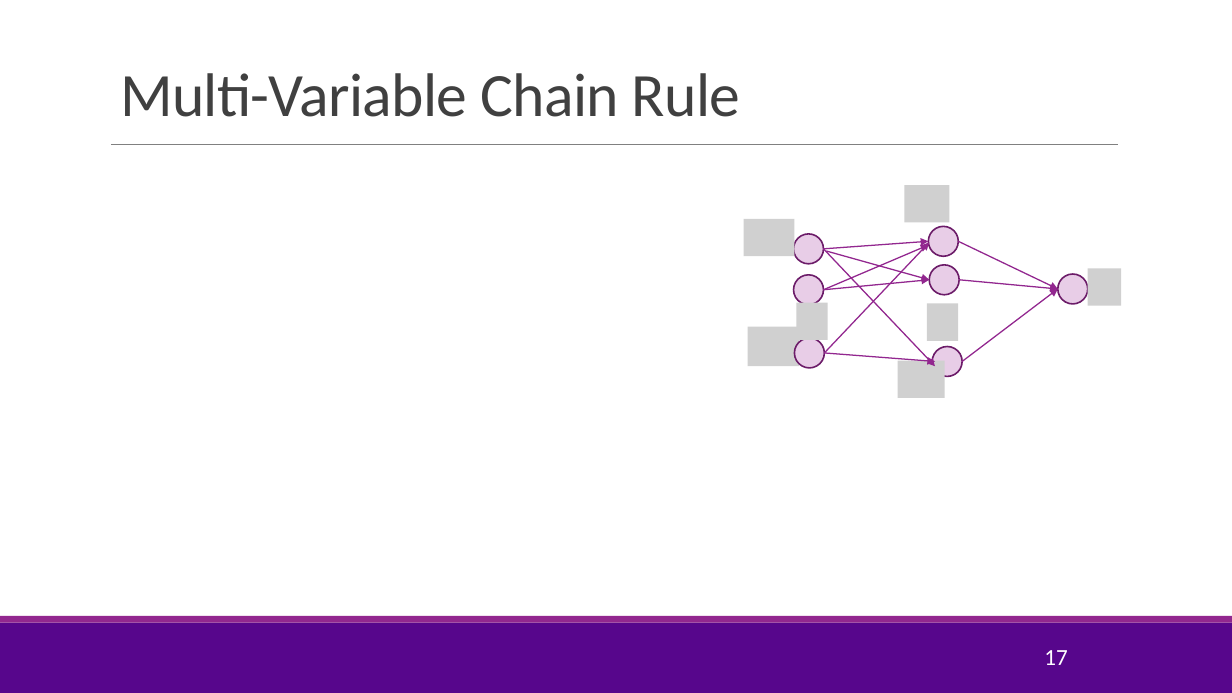
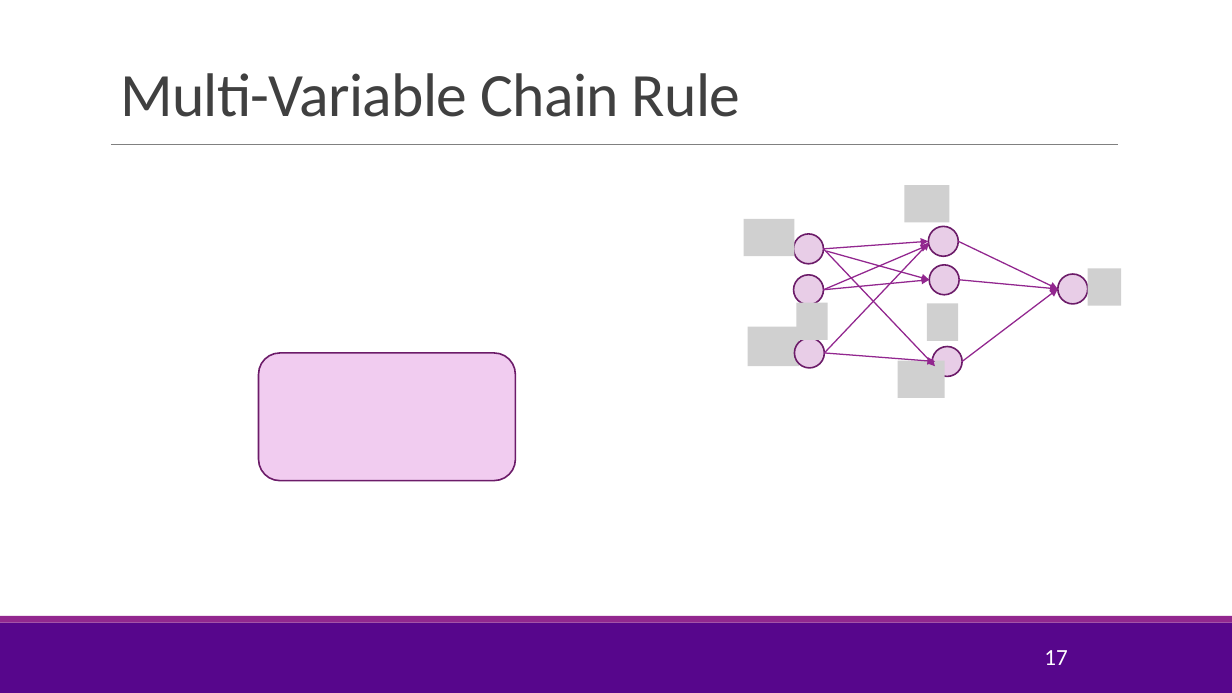
Before and after one commit to sdrangan/introml, a slide deck: slide 17 of lectures/Lect07_Optim.pptx. Drawn at 1232x693 pixels with LibreOffice and Linux fonts; fonts in the diff are those of the drawing; grey boxes stand for pictures; background and template pictures are left out. Boxes give left, top, right and bottom in pixels: in the first picture for what was removed or moved away, otherwise in the second. Text is boxed around its words. In the diff, an @@ line names an element or a change of style, - is before the commit and + after.

```diff
--- a/lectures/Lect07_Optim.pptx
+++ b/lectures/Lect07_Optim.pptx
@@ rounded rectangle added at box(259, 353, 516, 481), fill #F1CCF0, outline #6C1D6A 1.25 pt @@
```
Also in this commit, not shown: 7 other slides changed, 2 slides added, 3 other files.
